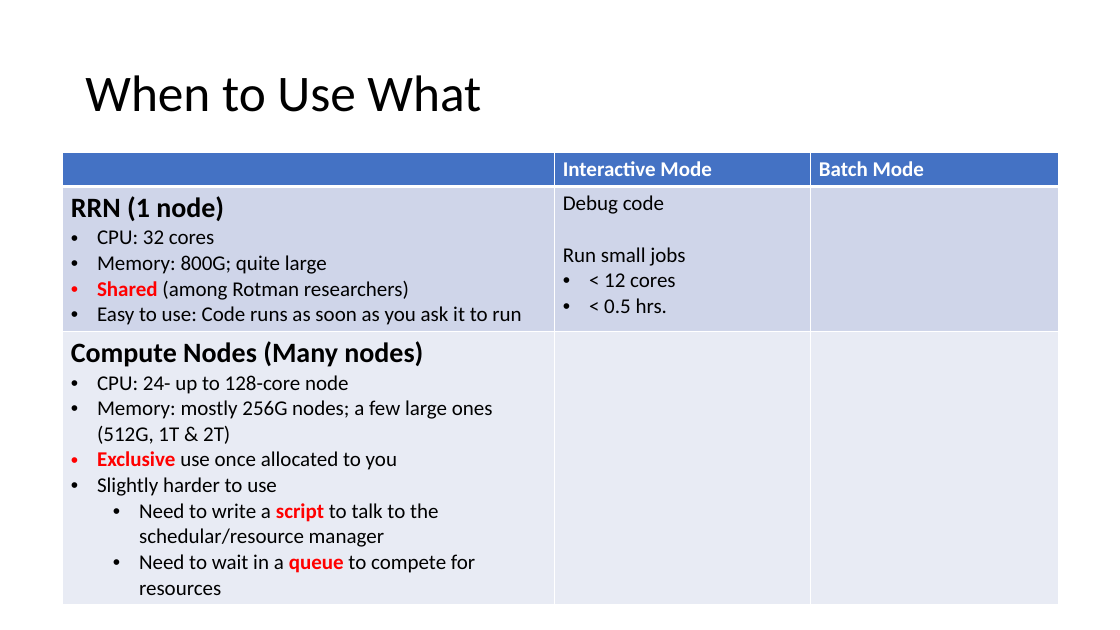
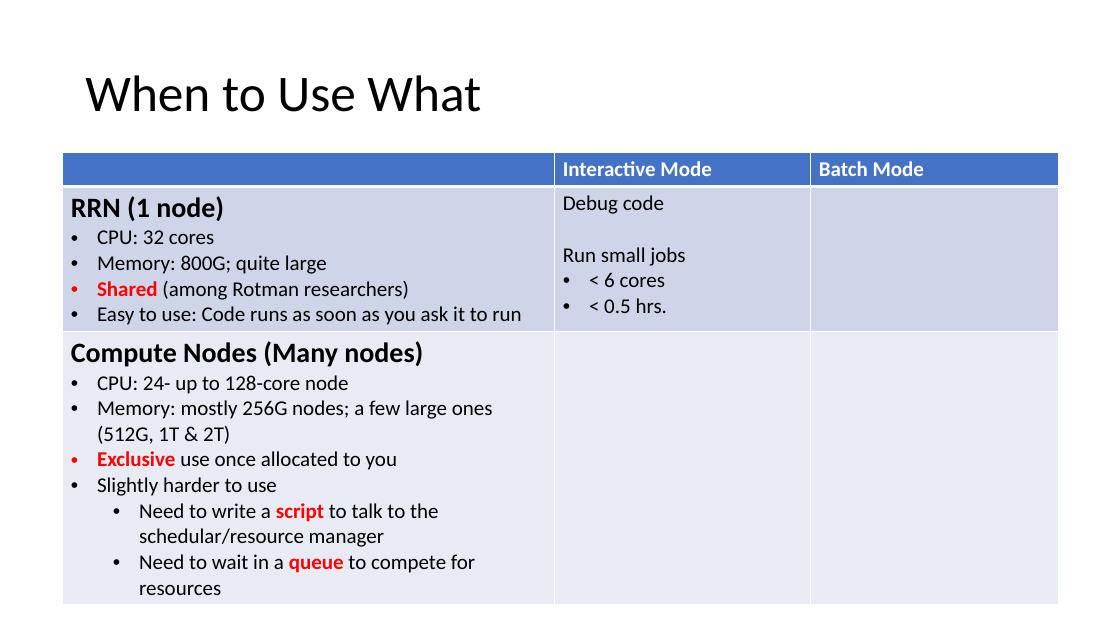
Before and after one commit to tdmdal/rrn-workshop, a slide deck: slide 19 of rrn_intro.pptx (slide 16 before the commit). Drawn at 1120x630 pixels with LibreOffice and Linux fonts; fonts in the diff are those of the drawing. Boxes give left, top, right and bottom in pixels: in the first picture for what was removed or moved away, otherwise in the second. Text is boxed around its words. In the diff, an @@ line names an element or a change of style, - is before the commit and + after.

```diff
--- a/rrn_intro.pptx
+++ b/rrn_intro.pptx
@@ table at (62,153,1059,599) @@
-row 2, column 2: Debug code / Run small jobs / < 12 cores / < 0.5 hrs.
+row 2, column 2: Debug code / Run small jobs / < 6 cores / < 0.5 hrs.
```
Also in this commit, not shown: 15 other slides changed, 6 slides added, 2 other files.
